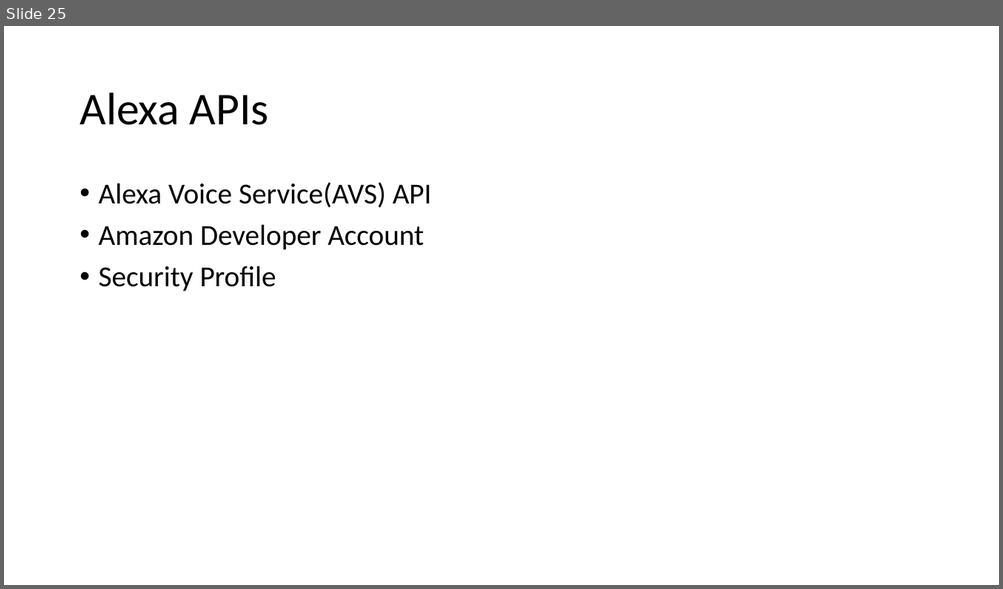
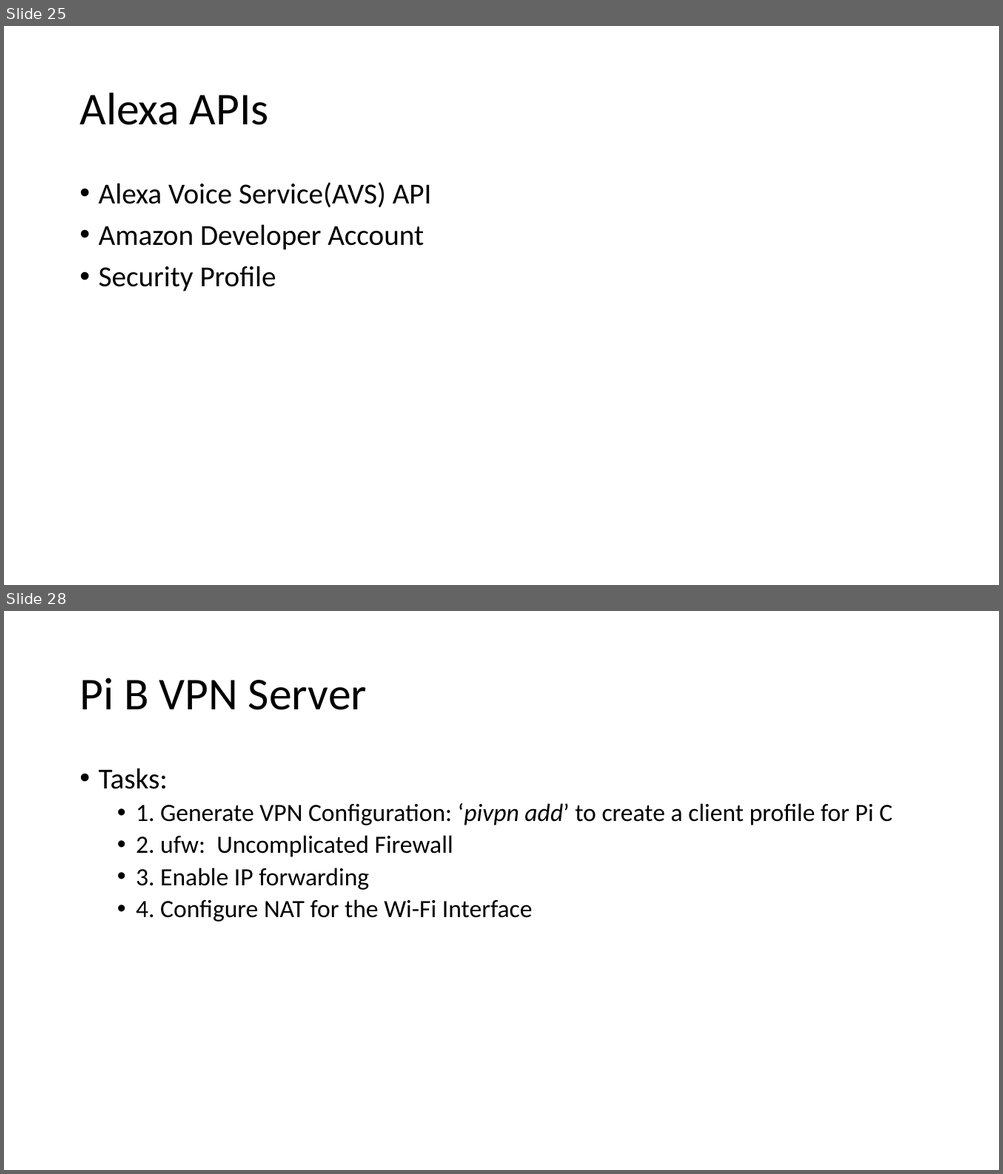
Before and after one commit to GXG-CS/Pi-Alexa, a slide deck: Presentation1.pptx. Shown one above the other, each under a label of ours: slide 25 before the commit, slides 25 and 28 after it; the slides between them are not shown. The pictures are 1003x589 and 1003x1174 pixels, drawn with LibreOffice and Linux fonts; fonts in the diff are those of the drawing. Boxes give left, top, right and bottom in pixels: in the first picture for what was removed or moved away, otherwise in the second. Text is boxed around its words. In the diff, an @@ line names an element or a change of style, - is before the commit and + after.

```diff
--- a/Presentation1.pptx
+++ b/Presentation1.pptx
@@ slide 28 added at bbox=[4, 611, 999, 1170], background #FFFFFF @@
@@ title added at bbox=[79, 678, 367, 710], 44 pt, text #000000 @@
+Pi B VPN Server
@@ text added at bbox=[99, 768, 892, 922], 24 pt, text #000000 @@
+• Tasks:
+  • 1. Generate VPN Configuration: ‘pivpn add’ to create a client profile for Pi C
+  • 2. ufw: Uncomplicated Firewall
+  • 3. Enable IP forwarding
+  • 4. Configure NAT for the Wi-Fi Interface
```
Also in this commit, not shown: 3 other slides added.
